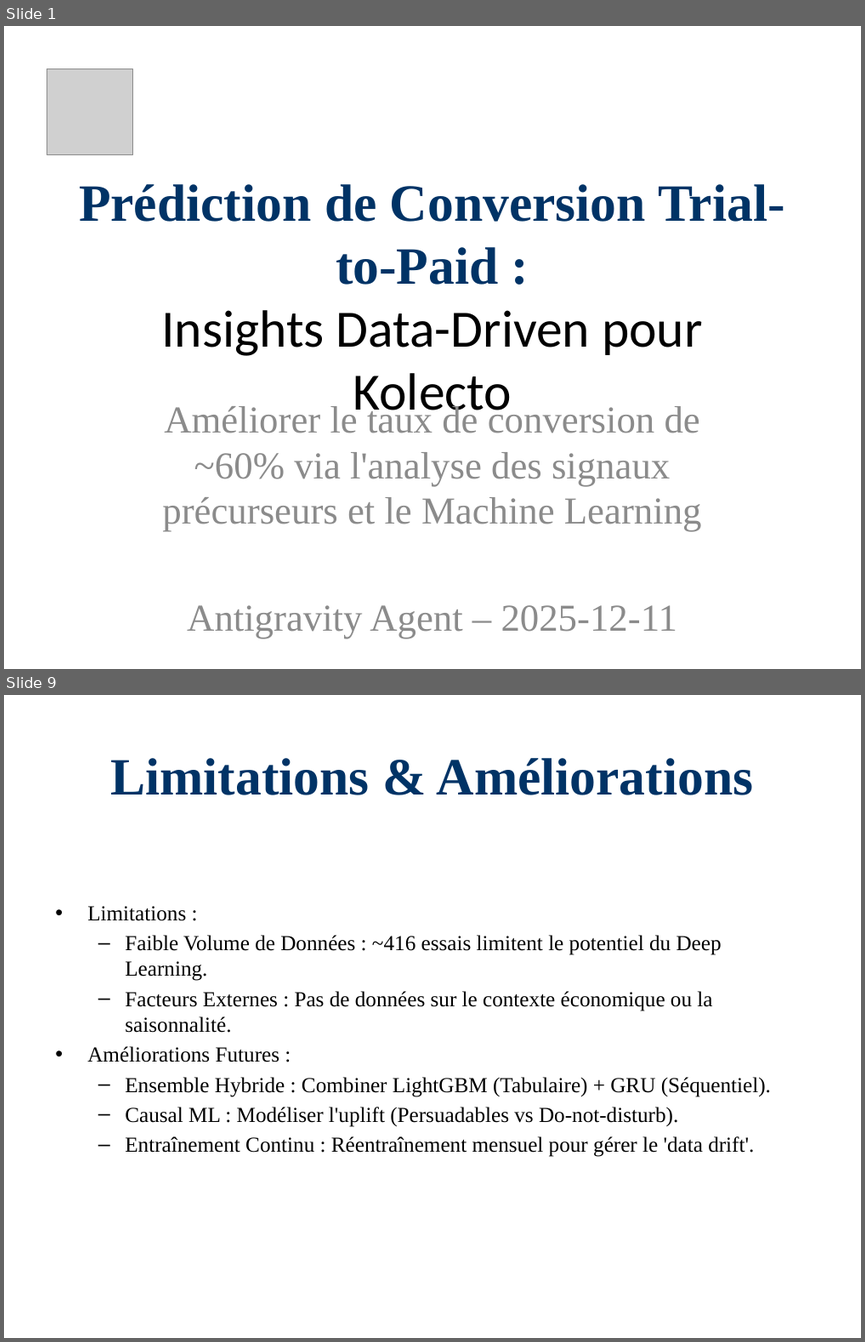
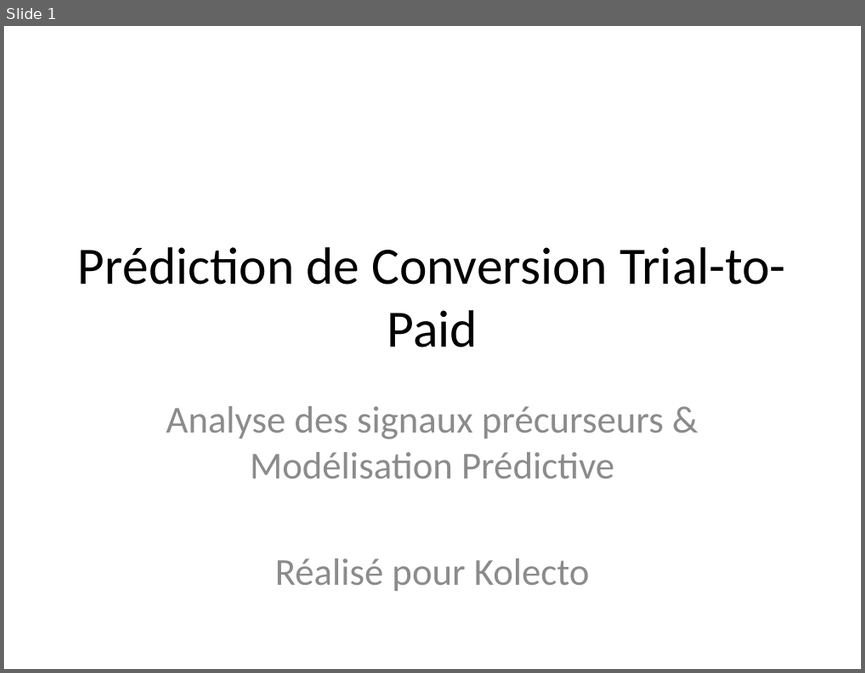
Before and after one commit to Paulino-Cristovao/churn_predictions, a slide deck: Presentations_Resultats_Projet.pptx. Shown one above the other, each under a label of ours: slides 1 and 9 before the commit, slide 1 after it; the slides between them are not shown. The pictures are 865x1342 and 865x673 pixels, drawn with LibreOffice and Linux fonts; fonts in the diff are those of the drawing; grey boxes stand for pictures. Boxes give left, top, right and bottom in pixels: in the first picture for what was removed or moved away, otherwise in the second. Text is boxed around its words. In the diff, an @@ line names an element or a change of style, - is before the commit and + after.

Commit message:
Restore Hybrid+ROI version (approx 12-13 slides)

```diff
--- a/Presentations_Resultats_Projet.pptx
+++ b/Presentations_Resultats_Projet.pptx
@@ slide 9 removed at bbox=[4, 695, 861, 1338], background #FFFFFF @@
@@ title removed at bbox=[111, 758, 754, 795] @@
-Limitations & Améliorations
@@ text removed at bbox=[87, 906, 771, 1157] @@
-• Limitations :
-  – Faible Volume de Données : ~416 essais limitent le potentiel du Deep Learning.
-  – Facteurs Externes : Pas de données sur le contexte économique ou la saisonnalité.
-• Améliorations Futures :
-  – Ensemble Hybride : Combiner LightGBM (Tabulaire) + GRU (Séquentiel).
-  – Causal ML : Modéliser l'uplift (Persuadables vs Do-not-disturb).
-  – Entraînement Continu : Réentraînement mensuel pour gérer le 'data drift'.
@@ slide 1 changed as well @@
@@ picture removed at bbox=[46, 68, 132, 154] @@
@@ title at bbox=[78, 247, 786, 347]: text changed; font Times New Roman to Calibri; text colour #003366 to #000000; bold off @@
-Prédiction de Conversion Trial-to-Paid :
-Insights Data-Driven pour Kolecto
+Prédiction de Conversion Trial-to-Paid
@@ subtitle at bbox=[166, 406, 664, 590]: text changed; font Times New Roman to Calibri @@
-Améliorer le taux de conversion de ~60% via l'analyse des signaux précurseurs et le Machine Learning
-Antigravity Agent – 2025-12-11
+Analyse des signaux précurseurs & Modélisation Prédictive
+Réalisé pour Kolecto
```
Also in this commit, not shown: 3 other slides changed, 10 slides added, 5 other slides removed, 1 other file.
